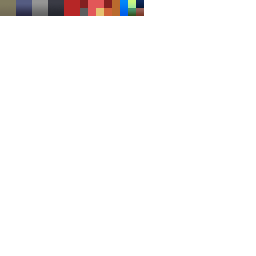
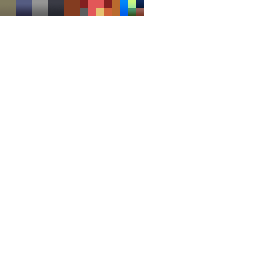
Revision of a layered (256, 256) image; what changed, layer by layer:
painted on "Drone" over [64, 0, 80, 16]
